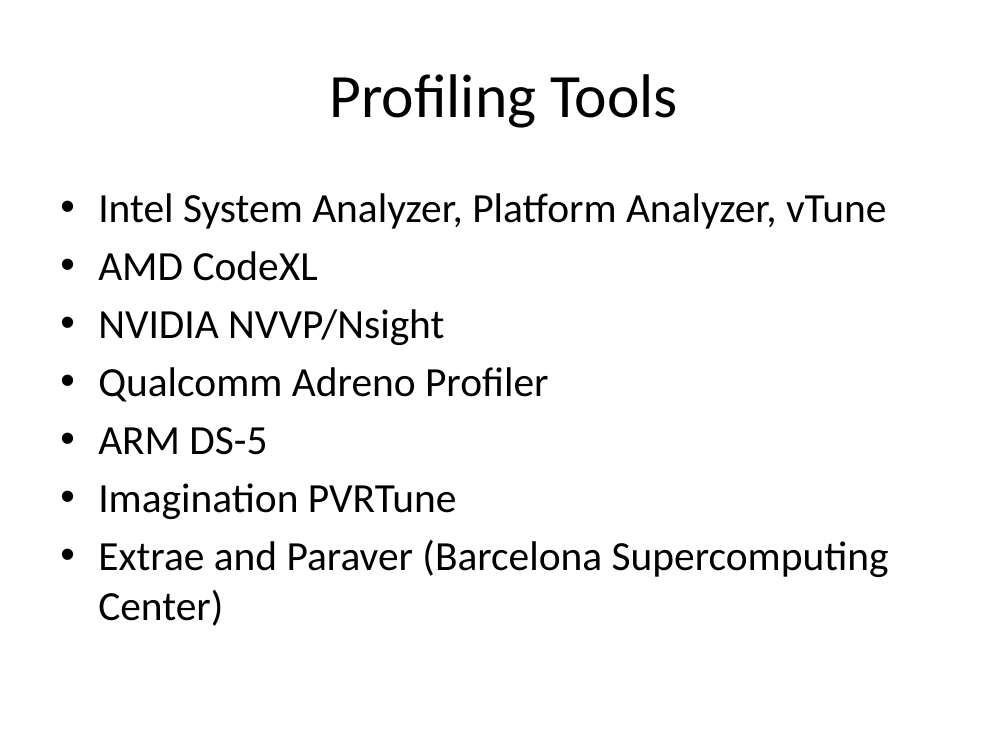
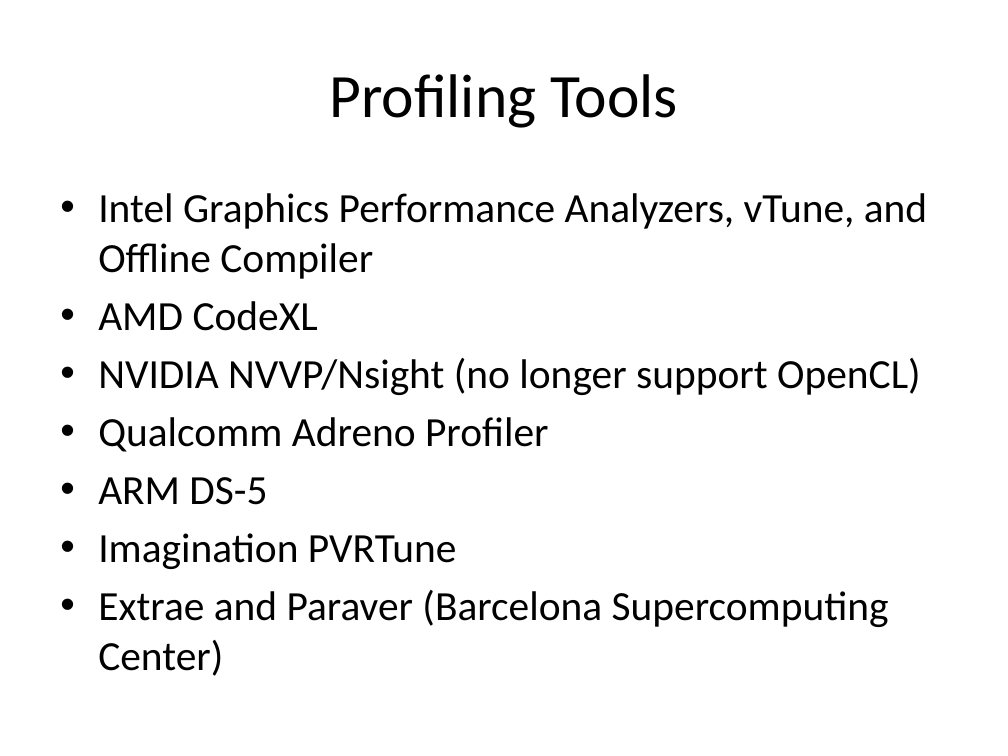
Before and after one commit to UoB-HPC/opencl-training-slides, a slide deck: slide 5 of advanced_part3.pptx (slide 4 before the commit). Drawn at 1008x756 pixels with LibreOffice and Linux fonts; fonts in the diff are those of the drawing. Boxes give left, top, right and bottom in pixels: in the first picture for what was removed or moved away, otherwise in the second. Text is boxed around its words. In the diff, an @@ line names an element or a change of style, - is before the commit and + after.

Commit message:
Ported advanced part 3 to C
  - Added Intel Intercept tool slide
  - Reinstated a lot of the profiler/debugger slides
  - Duplicated and hid the C++ slides, and converted to C

```diff
--- a/advanced_part3.pptx
+++ b/advanced_part3.pptx
@@ text at (98, 193, 927, 279): text changed @@
-• Intel System Analyzer, Platform Analyzer, vTune
+• Intel Graphics Performance Analyzers, vTune, and Offline Compiler
@@ text at (98, 358, 921, 395): text changed @@
-• NVIDIA NVVP/Nsight
+• NVIDIA NVVP/Nsight (no longer support OpenCL)
```
Also in this commit, not shown: 18 other slides changed, 8 slides added.
